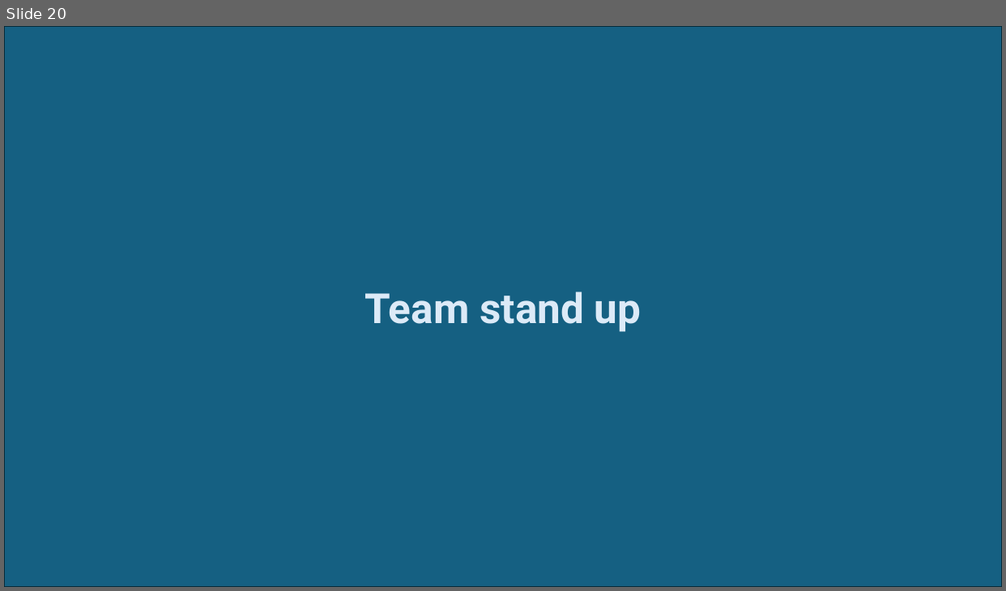
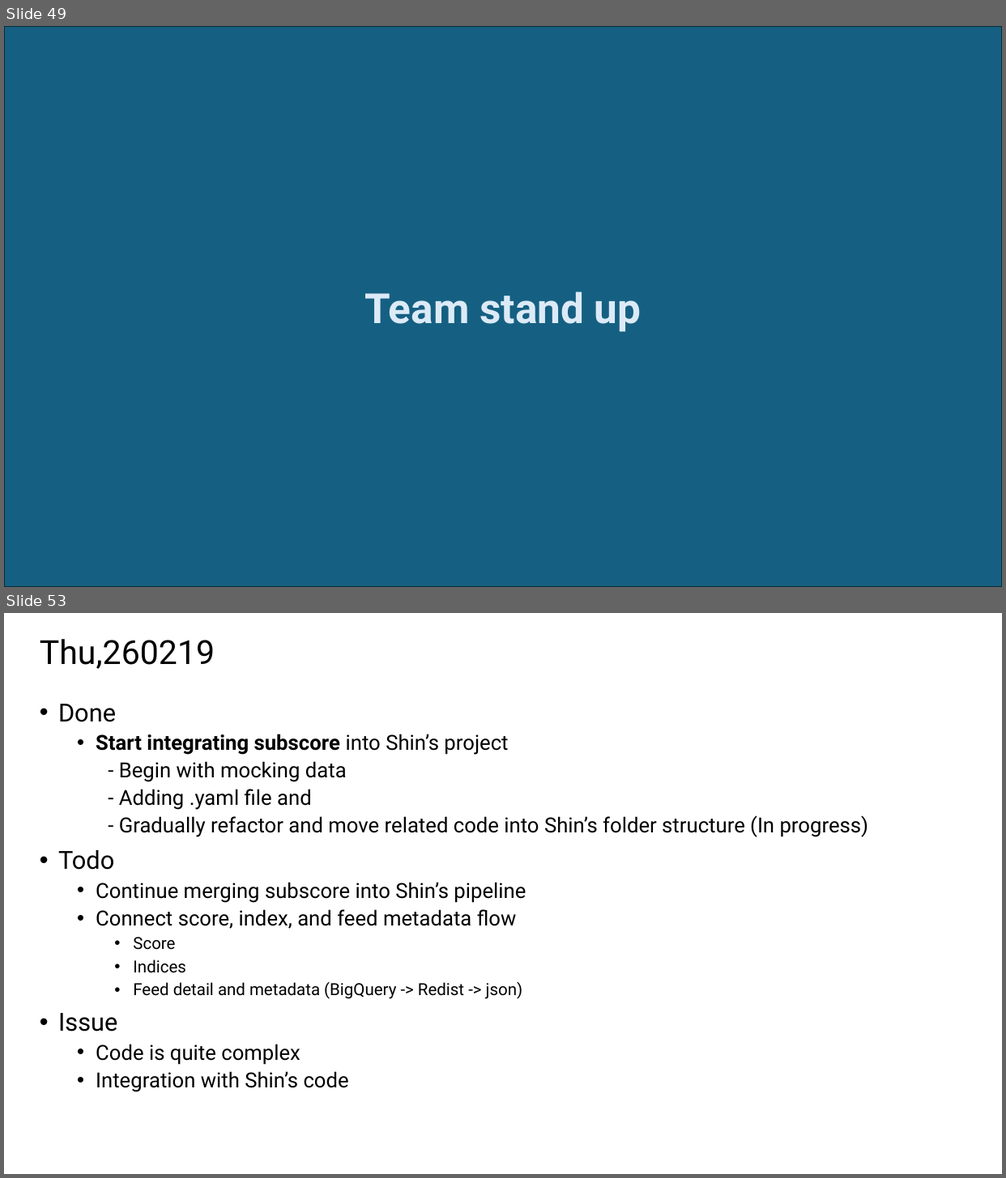
Before and after one commit to TunKedsaro/Hyde, a slide deck: logs/Ghostdeck.pptx. Shown one above the other, each under a label of ours: slide 20 before the commit, slides 49 and 53 after it; the slides between them are not shown. The pictures are 1006x591 and 1006x1178 pixels, drawn with LibreOffice and Linux fonts; fonts in the diff are those of the drawing. Boxes give left, top, right and bottom in pixels: in the first picture for what was removed or moved away, otherwise in the second. Text is boxed around its words. In the diff, an @@ line names an element or a change of style, - is before the commit and + after.

```diff
--- a/logs/Ghostdeck.pptx
+++ b/logs/Ghostdeck.pptx
@@ slide 53 added at [4, 613, 1002, 1174], background #FFFFFF @@
@@ title added at [40, 639, 215, 669], 32 pt, text #000000 @@
+Thu,260219
@@ text added at [58, 704, 869, 1093], 20 pt, text #000000 @@
+• Done
+  • Start integrating subscore into Shin’s project
+  - Begin with mocking data
+  - Adding .yaml file and
+  - Gradually refactor and move related code into Shin’s folder structure (In progress)
+• Todo
+  • Continue merging subscore into Shin’s pipeline
+  • Connect score, index, and feed metadata flow
+    • Score
+    • Indices
+    • Feed detail and metadata (BigQuery -> Redist -> json)
+• Issue
+  • Code is quite complex
+  • Integration with Shin’s code
@@ what was slide 20 is now slide 49 @@
```
Also in this commit, not shown: 1 slide changed, 34 other slides added, 6 other files.
